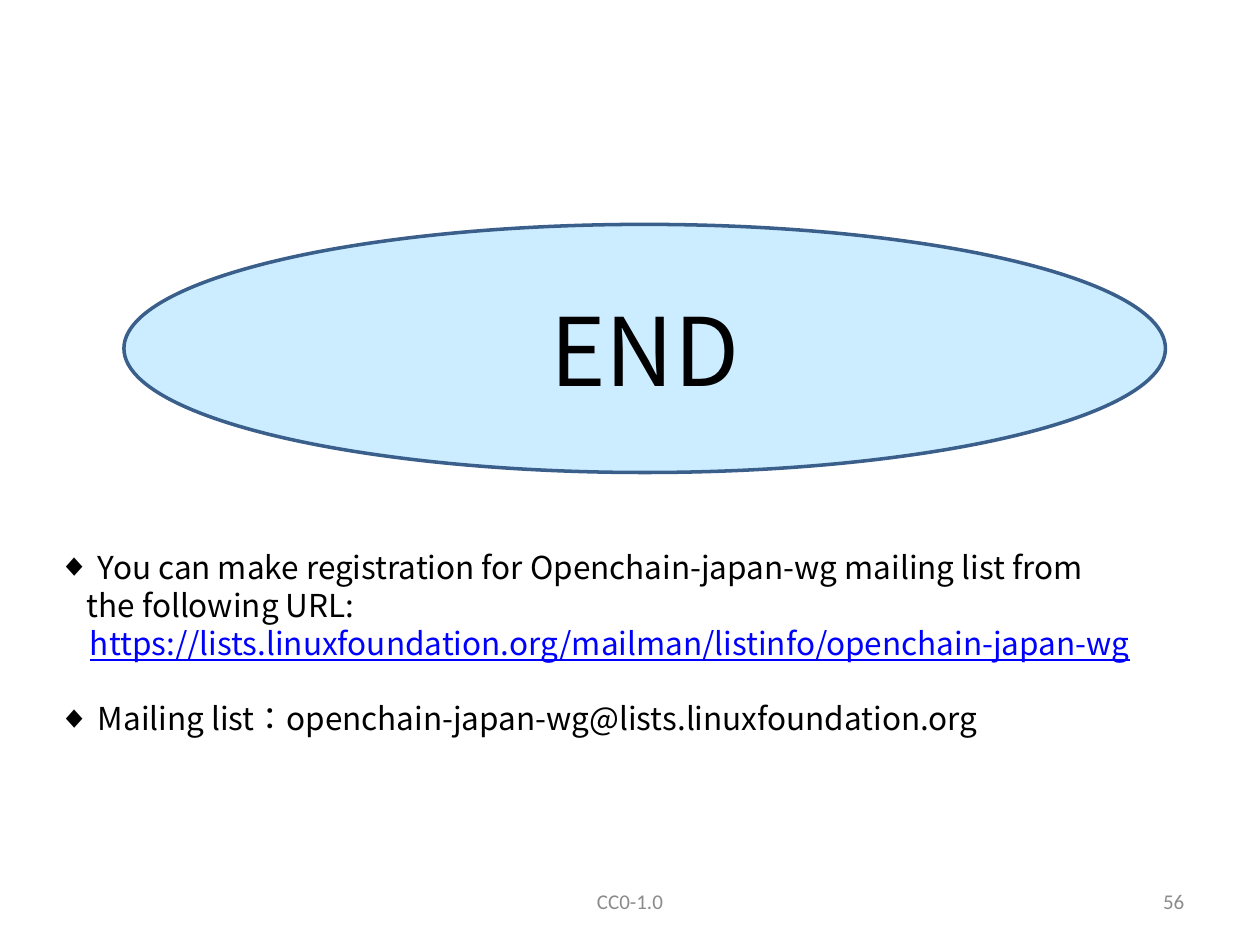
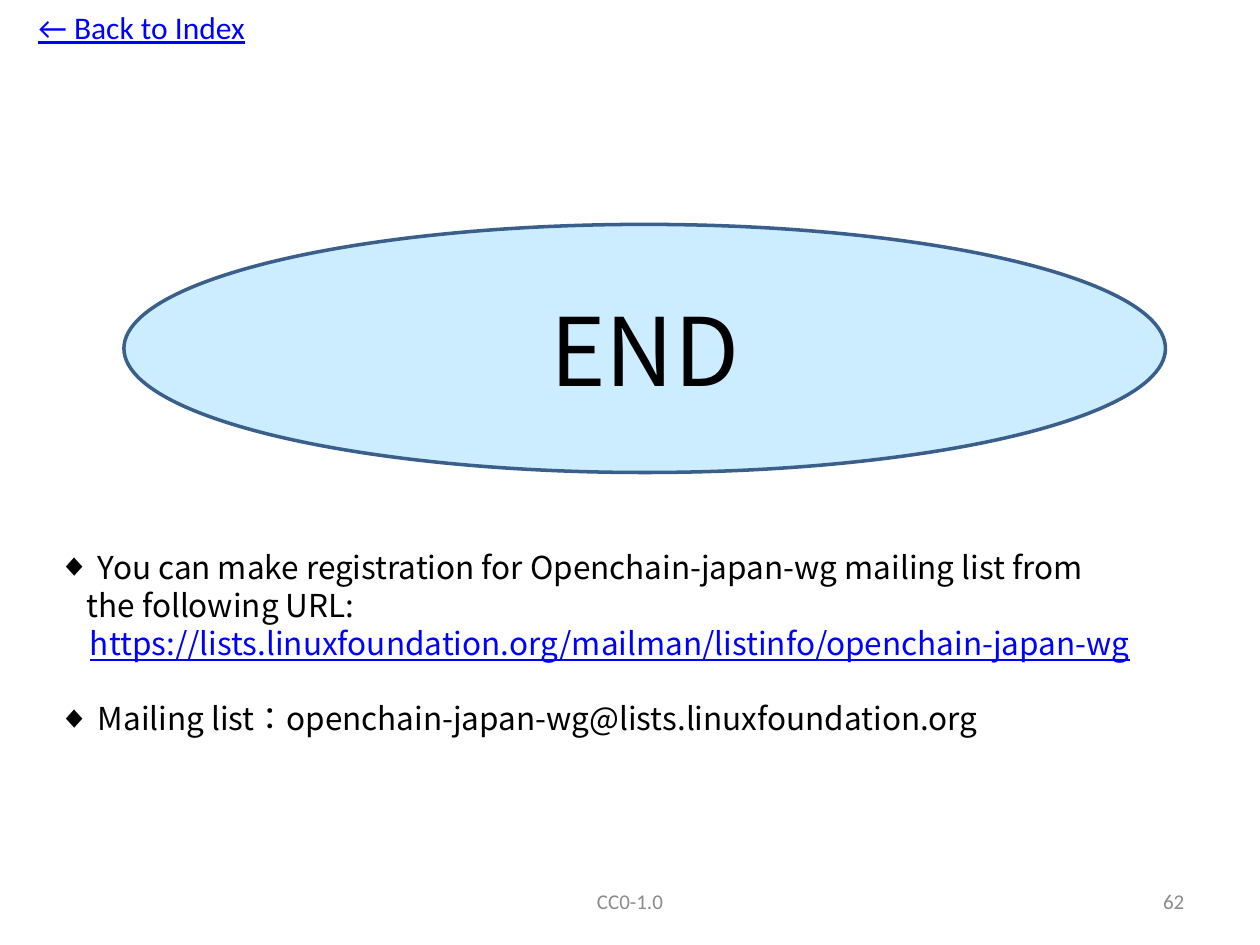
Before and after one commit to OpenChain-Project/OpenChain-JWG, a slide deck: slide 63 of Education_Material/FAQ/Misunderstandings_of_OSS_licenses_CC0.pptx (slide 57 before the commit). Drawn at 1260x945 pixels with LibreOffice and Linux fonts; fonts in the diff are those of the drawing. Boxes give left, top, right and bottom in pixels: in the first picture for what was removed or moved away, otherwise in the second. Text is boxed around its words. In the diff, an @@ line names an element or a change of style, - is before the commit and + after.

```diff
--- a/Education_Material/FAQ/Misunderstandings_of_OSS_licenses_CC0.pptx
+++ b/Education_Material/FAQ/Misunderstandings_of_OSS_licenses_CC0.pptx
@@ text added at [74,17,245,44], 18 pt, text #0000FF, underline @@
+← Back to Index
@@ page number at [1163,895,1184,909]: text changed @@
-56
+62
```
Also in this commit, not shown: 56 other slides changed, 6 slides added.
